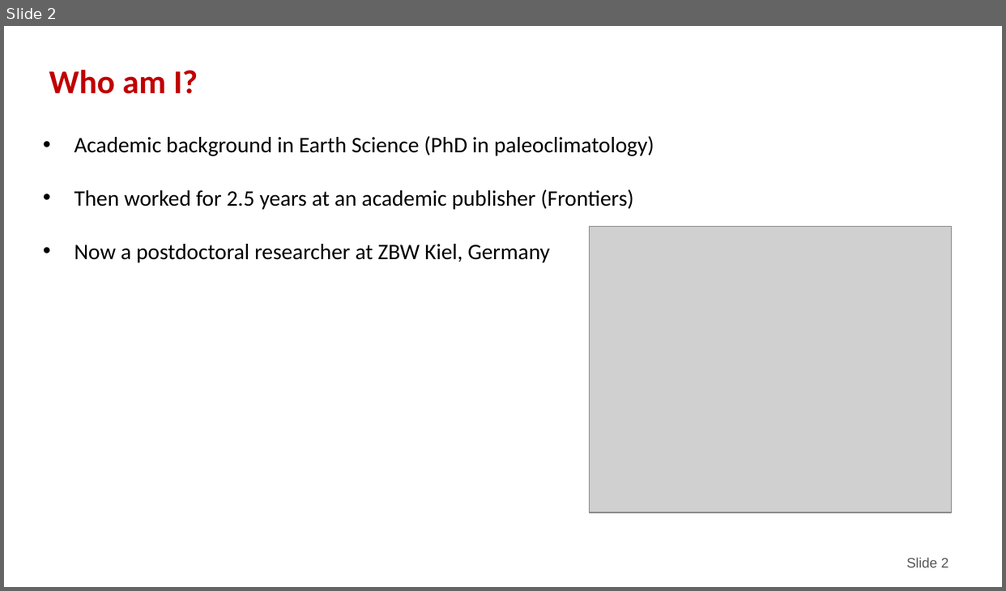
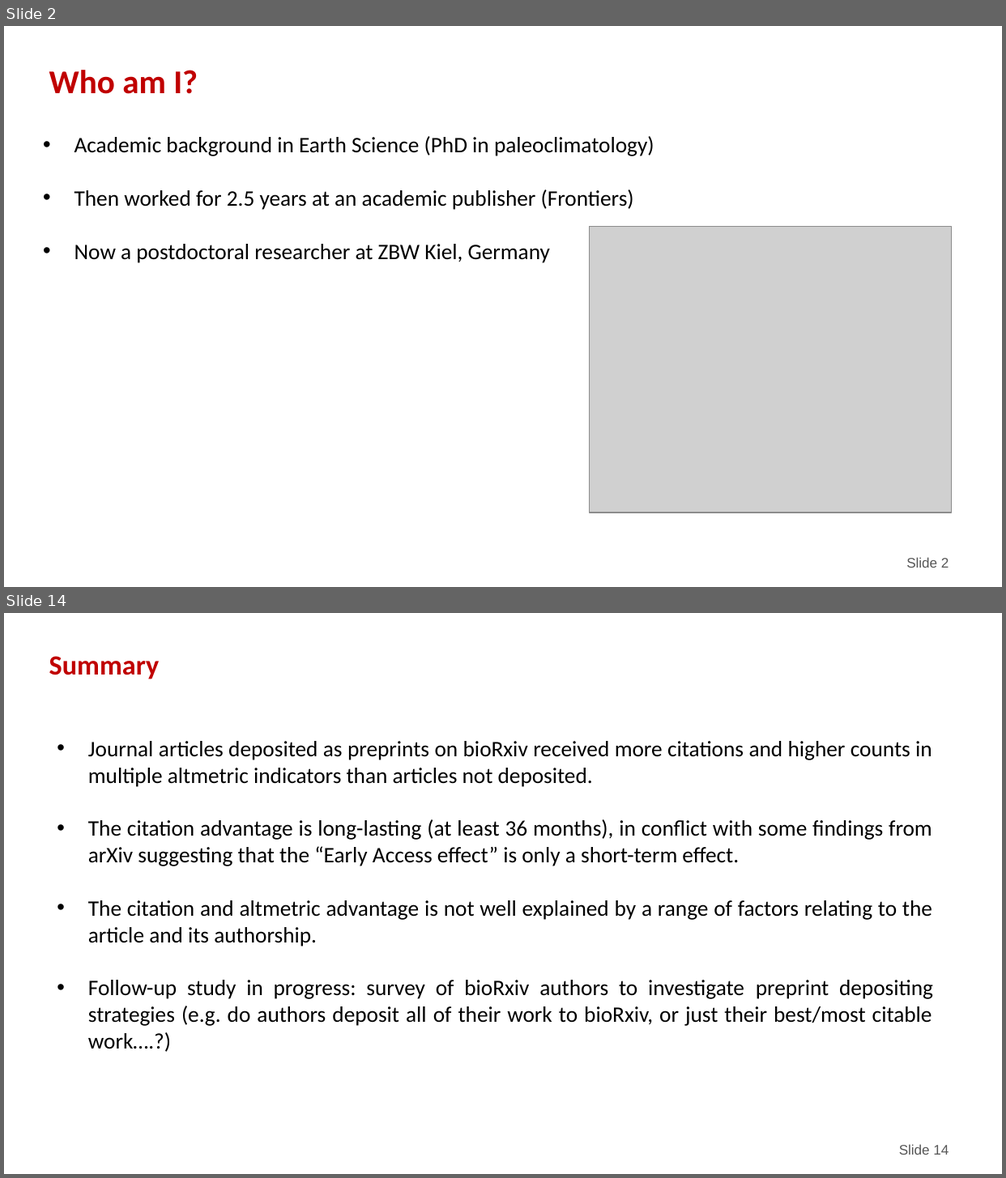
Before and after one commit to nicholasmfraser/oa_altmetrics_cwts, a slide deck: outputs/presentations/CWTS Seminar.pptx. Shown one above the other, each under a label of ours: slide 2 before the commit, slides 2 and 14 after it; the slides between them are not shown. The pictures are 1006x591 and 1006x1178 pixels, drawn with LibreOffice and Linux fonts; fonts in the diff are those of the drawing; grey boxes stand for pictures; background and template pictures are left out. Boxes give left, top, right and bottom in pixels: in the first picture for what was removed or moved away, otherwise in the second. Text is boxed around its words. In the diff, an @@ line names an element or a change of style, - is before the commit and + after.

```diff
--- a/outputs/presentations/CWTS Seminar.pptx
+++ b/outputs/presentations/CWTS Seminar.pptx
@@ slide 14 added at [4,613,1002,1174], background #FFFFFF @@
@@ text added at [49,656,160,679], 20 pt, text #C00000, bold @@
+Summary
@@ text added at [88,741,933,1052], 16 pt, text #000000 @@
+• Journal articles deposited as preprints on bioRxiv received more citations and higher counts in multiple altmetric indicators than articles not deposited.
+• The citation advantage is long-lasting (at least 36 months), in conflict with some findings from arXiv suggesting that the “Early Access effect” is only a short-term effect.
+• The citation and altmetric advantage is not well explained by a range of factors relating to the article and its authorship.
+• Follow-up study in progress: survey of bioRxiv authors to investigate preprint depositing strategies (e.g. do authors deposit all of their work to bioRxiv, or just their best/most citable work….?)
@@ page number added at [899,1144,948,1155], 10 pt, text #565656 @@
+Slide 14
```
Also in this commit, not shown: 28 slides changed, 6 other slides added, 6 slides removed, 1 other file.
